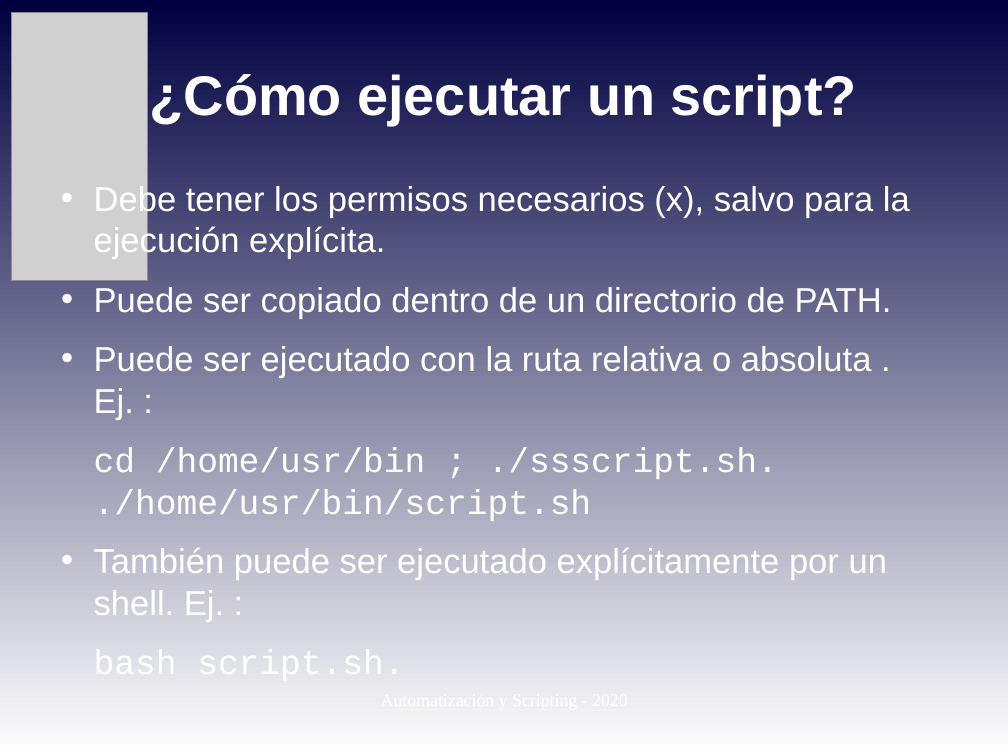
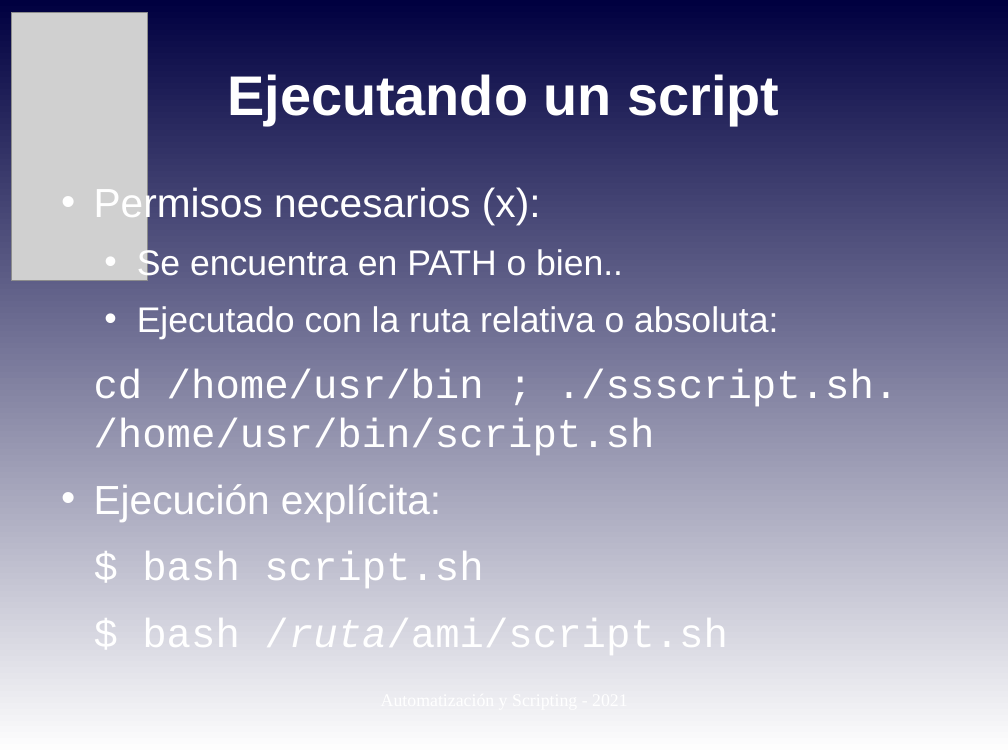
Before and after one commit to niniadcobre/-AutoyScripting, a slide deck: slide 6 of clases/AYS_clase02.odp (slide 8 before the commit). Drawn at 1008x756 pixels with LibreOffice and Linux fonts; fonts in the diff are those of the drawing; grey boxes stand for pictures. Boxes give left, top, right and bottom in pixels: in the first picture for what was removed or moved away, otherwise in the second. Text is boxed around its words. In the diff, an @@ line names an element or a change of style, - is before the commit and + after.

```diff
--- a/clases/AYS_clase02.odp
+++ b/clases/AYS_clase02.odp
@@ title at [227, 74, 779, 125]: text changed @@
-¿Cómo ejecutar un script?
+Ejecutando un script
@@ text at [94, 185, 898, 660]: text changed; size 27.2 to 32 pt @@
-• Debe tener los permisos necesarios (x), salvo para la ejecución explícita.
-• Puede ser copiado dentro de un directorio de PATH.
-• Puede ser ejecutado con la ruta relativa o absoluta .
-  Ej. :
-cd /home/usr/bin ; ./ssscript.sh.
-./home/usr/bin/script.sh
-• También puede ser ejecutado explícitamente por un shell. Ej. :
-bash script.sh.
+• Permisos necesarios (x):
+  • Se encuentra en PATH o bien..
+  • Ejecutado con la ruta relativa o absoluta:
+cd /home/usr/bin ; ./ssscript.sh.
+/home/usr/bin/script.sh
+• Ejecución explícita:
+$ bash script.sh
+$ bash /ruta/ami/script.sh
```
Also in this commit, not shown: 9 other slides changed, 1 slide added, 2 other files.
